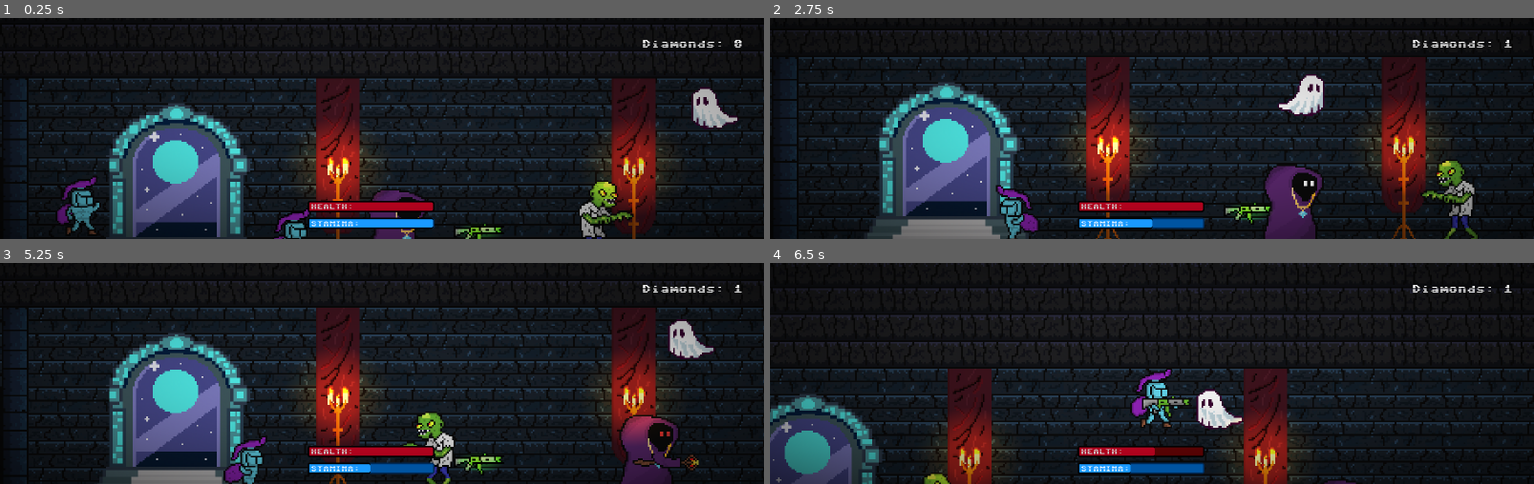
Above: before the commit, frames 1-4 (two rows, left to right).
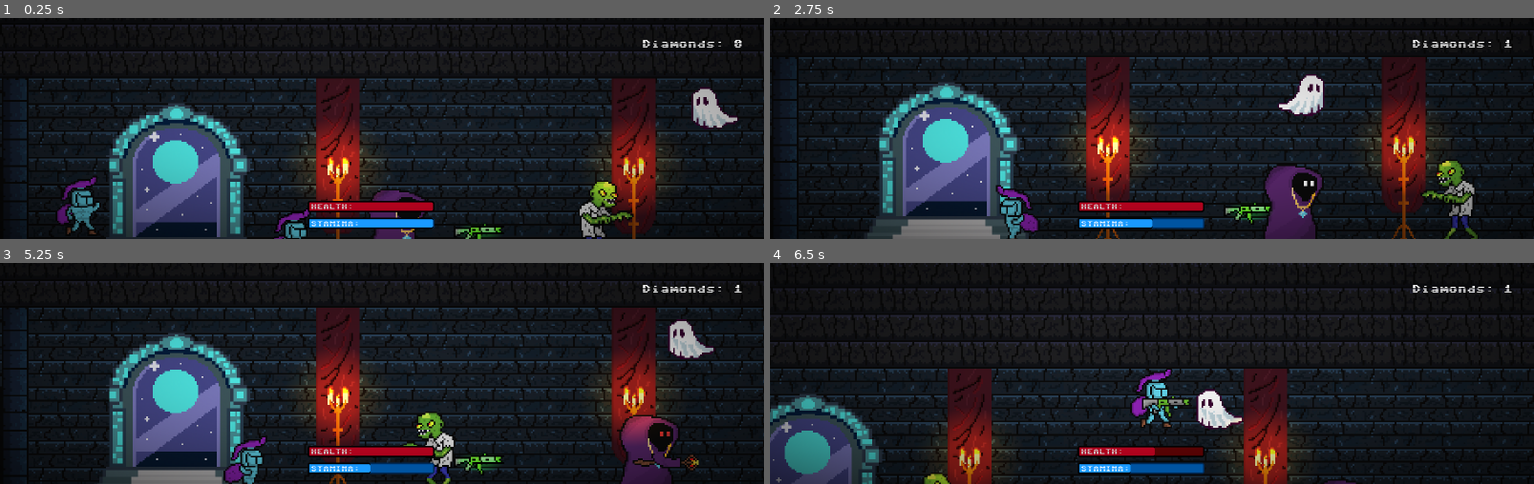
Above: after the commit, the same moments.

Repository: lolix1321/raymanMy
Game: Godot game, scene res://scenes/portal_one_menu.tscn
Two runs of this game, one before a commit and one after it. Both use one fixed random seed, a clock stepped at 60 frames per second and the inputs below.
Inputs (mouse positions are in pixels of both pictures, inside the frame that each line leads up to):
- Up to frame 1 (0.25 s): no input
- Up to frame 2 (2.75 s): tap Enter (ui_accept) at 0.5 s; move the mouse to (1113, 172) at 0.52 s; hold Shift (Sprint) 0.53-1.28 s; hold D (right) 0.53-2.03 s; tap W (jump) at 0.77, 1.52 s; move the mouse to (1381, 161) at 1.27 s; click (1381, 161) at 1.35 s; move the mouse to (922, 95) at 2.02 s; hold A (left) from 2.03 s (still down); hold Shift (Sprint) from 2.03 s (still down)
- Up to frame 3 (5.25 s): move the mouse to (420, 373) at 2.77 s; release Shift (Sprint) at 2.78 s; click (420, 373) at 2.85 s; tap W (jump) at 3.02, 3.77, 4.52 s; move the mouse to (267, 318) at 3.52 s; hold Shift (Sprint) 3.53-4.28 s; move the mouse to (550, 362) at 4.27 s; release A (left) at 4.28 s; hold D (right) from 4.28 s (still down); click (550, 362) at 4.35 s; move the mouse to (229, 384) at 5.02 s; hold Shift (Sprint) from 5.03 s (still down)
- Up to frame 4 (6.5 s): keep holding D (right); move the mouse to (1228, 324) at 5.77 s; release Shift (Sprint) at 5.78 s; click (1228, 324) at 5.85 s; tap W (jump) at 6.02 s

The runs differ from the first frame. In frame 1, less than 0.1% of the frame differs, in the area x 61-65%, y 94-100%; in frame 2, less than 0.1%, in the area x 61-65%, y 85-91%; in frame 3, less than 0.1%; in frame 4, nothing differs.

Commit message:
test
zmienialem kolor strzelby

Diff:
--- a/scenes/gun.tscn
+++ b/scenes/gun.tscn
@@ -23,7 +23,7 @@
 [node name="PointLight2D" type="PointLight2D" parent="."]
 position = Vector2(0.5, 1.0000001)
 scale = Vector2(0.515625, 0.21875)
-color = Color(0.1977348, 0.767659, 0.0603484, 1)
+color = Color(0.078431375, 0.7647059, 0.05882353, 1)
 energy = 3.1
 texture = SubResource("GradientTexture2D_og67c")
 
